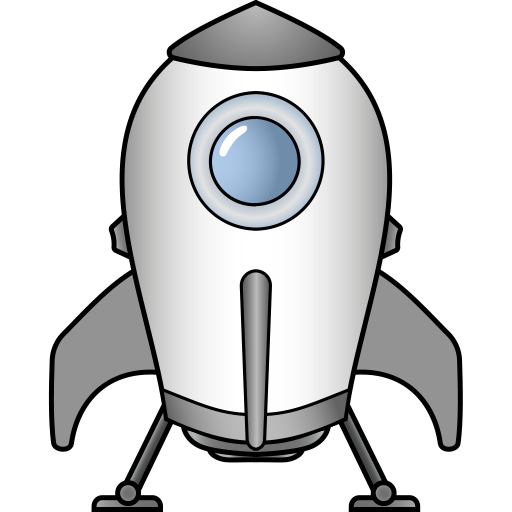
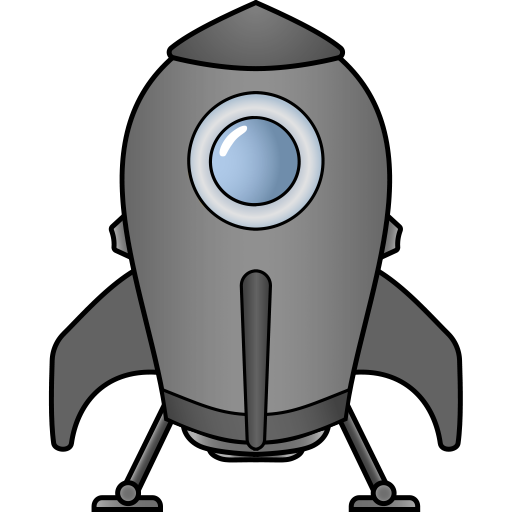
Layers edited between the first and the second 512 x 512 image:
added layer "Capa 1 copia" (25%) above "Objeto inteligente vectorial1" over [124, 60, 387, 413]
painted on "Objeto inteligente vectorial1" over [53, 5, 458, 448]
